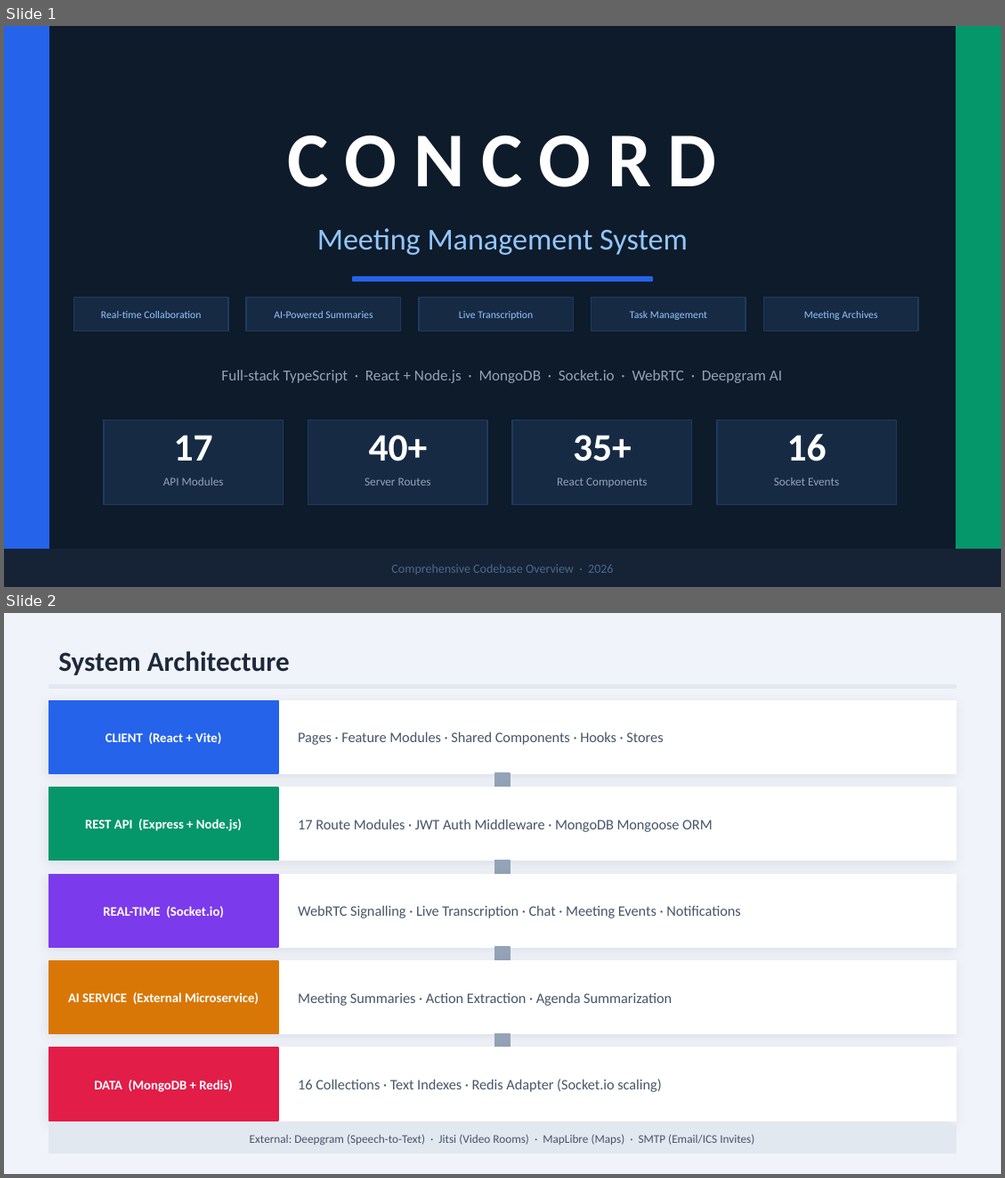
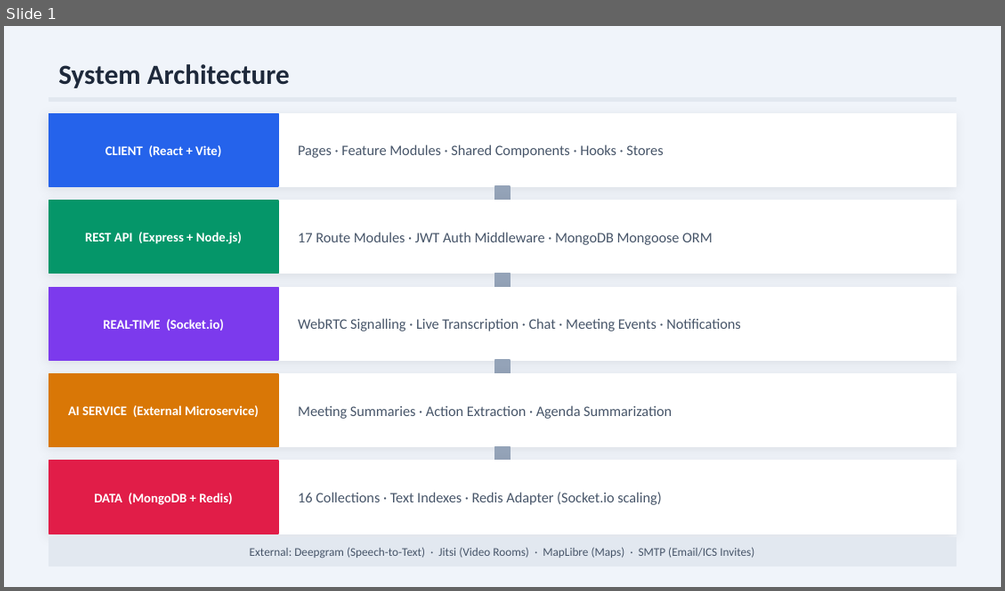
Before and after one commit to anupchavan/mcms, a slide deck: concord_codebase_overview.pptx. Shown one above the other, each under a label of ours: slides 1 and 2 before the commit, slide 1 after it. The pictures are 1005x1178 and 1005x591 pixels, drawn with LibreOffice and Linux fonts; fonts in the diff are those of the drawing. Boxes give left, top, right and bottom in pixels: in the first picture for what was removed or moved away, otherwise in the second. Text is boxed around its words. In the diff, an @@ line names an element or a change of style, - is before the commit and + after.

```diff
--- a/concord_codebase_overview.pptx
+++ b/concord_codebase_overview.pptx
@@ slide 1 removed at box(4, 26, 1001, 587), background #0D1B2A @@
@@ rectangle removed at box(4, 26, 48, 586) @@
@@ rectangle removed at box(956, 26, 1001, 586) @@
@@ text removed at box(288, 135, 717, 187) @@
-CONCORD
@@ text removed at box(317, 228, 688, 255) @@
-Meeting Management System
@@ rectangle removed at box(353, 277, 652, 281) @@
@@ rectangle removed at box(73, 297, 228, 331) @@
@@ text removed at box(101, 311, 201, 318) @@
-Real-time Collaboration
@@ rectangle removed at box(246, 297, 401, 331) @@
@@ text removed at box(274, 311, 372, 318) @@
-AI-Powered Summaries
@@ rectangle removed at box(419, 297, 574, 331) @@
@@ text removed at box(459, 311, 533, 320) @@
-Live Transcription
@@ rectangle removed at box(591, 297, 745, 331) @@
@@ text removed at box(630, 311, 707, 320) @@
-Task Management
@@ rectangle removed at box(763, 297, 918, 331) @@
@@ text removed at box(804, 311, 877, 320) @@
-Meeting Archives
@@ text removed at box(221, 370, 782, 383) @@
-Full-stack TypeScript · React + Node.js · MongoDB · Socket.io · WebRTC · Deepgram AI
@@ rectangle removed at box(104, 419, 283, 505) @@
@@ rectangle removed at box(308, 419, 487, 505) @@
@@ rectangle removed at box(512, 419, 692, 505) @@
@@ rectangle removed at box(717, 419, 896, 505) @@
@@ text removed at box(174, 435, 213, 460) @@
-17
@@ text removed at box(369, 435, 428, 461) @@
-40+
@@ text removed at box(573, 435, 631, 461) @@
-35+
@@ text removed at box(787, 434, 826, 461) @@
-16
@@ text removed at box(163, 477, 224, 485) @@
-API Modules
@@ text removed at box(364, 477, 431, 485) @@
-Server Routes
@@ text removed at box(557, 477, 647, 487) @@
-React Components
@@ text removed at box(774, 477, 839, 485) @@
-Socket Events
@@ rectangle removed at box(4, 549, 1001, 587) @@
@@ text removed at box(391, 564, 613, 574) @@
-Comprehensive Codebase Overview · 2026
@@ what was slide 2 is now slide 1 @@
```
Also in this commit, not shown: 6 other files.
